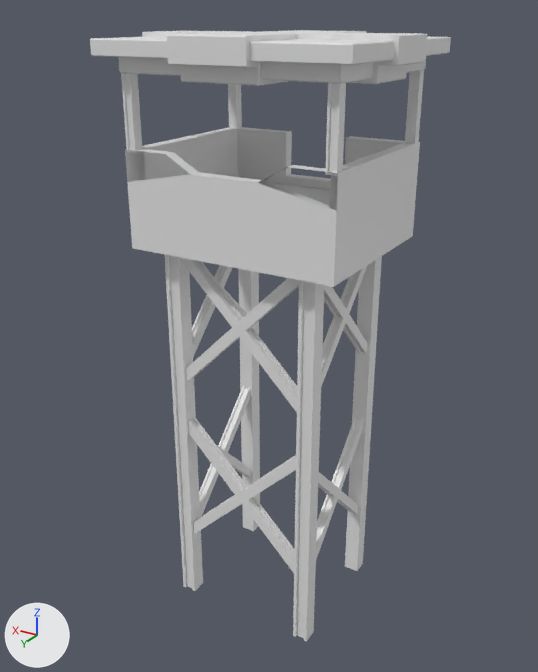
Before and after pictures for a commit that changed the FBX model Assets/WatchTower.fbx.
Camera for both pictures: a 50 mm lens placed at (-25.7, 43.8, 38.5), pointed at (0.5, 0.2, 16.7). Arrows for +X, +Y and +Z are at lower left; the lights stay in place. Materials are left out; every surface is plain grey. Where no turn or scale is listed for an object, it has been applied to the vertices. Vertices at the same position are counted once.
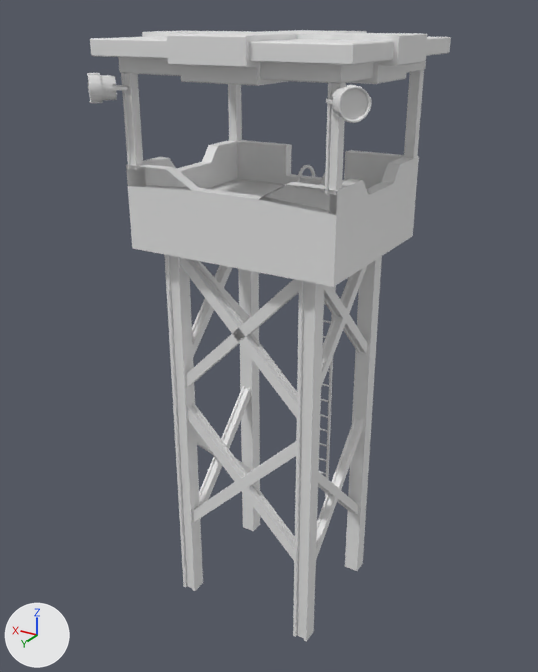
What differs and where, as boxes [x1, y1, x2, y2] in the pictures (538 x 672 px; the box of a moved part takes in the faces that stretch with it):
'Cube', reshaped (8% shorter)
    before: [125, 127, 420, 287]
    after: [126, 140, 419, 287]
'Cube.082', reshaped, moved (10% wider, 92% taller)
    before: [188, 416, 296, 573]
    after: [180, 258, 299, 560]
'Cube.083', deleted
    before: [180, 258, 299, 412]
'Cylinder.011', added
    after: [332, 85, 372, 123]
'Cylinder.005', added
    after: [87, 73, 117, 103]
'Cylinder.010', added
    after: [319, 286, 336, 497]
'Cylinder.008', added
    after: [296, 165, 325, 191]
'Cylinder.002', added
    after: [110, 85, 128, 91]
'Cylinder.009', added
    after: [326, 98, 333, 104]
part 1 of me_cube_054, added
    after: [180, 258, 299, 418]
part 2 of me_cube_001, moved or reshaped
    before: [125, 127, 420, 218]
    after: [126, 140, 419, 218]

Edits to the bpy script that builds the scene:
```text
Change me_cube_001:
    used by ob_cube; location = (0.0, 0.0, 26.1)
    remove me_cube_001.from_pydata(...)  # 92 vertices, 86 faces; spans x -7.6..7.6, y -6.4..6.4, z -2.2..4.4
    add me_cube_001.from_pydata(...)  # 128 vertices, 122 faces; spans x -7.6..7.6, y -6.4..6.4, z -2.2..3.5
    me_cube_001 part 2: 44 vertices moved from x -7.6..7.6, y -6.4..6.4, z 2.3..4.4 to x -7.6..7.6, y -6.4..6.4, z 2.1..3.5; 36 vertices added at x -7.6..7.6, y -2.0..2.0, z -2.2..2.4
Change me_cube_054:
    used by ob_cube_082; location = (-0.03, 4.6, 5.45)
    remove me_cube_054.from_pydata(...)  # 72 vertices, 70 faces; spans x -5.48..5.48, y -0.4..0.4, z -5.48..5.48
    add me_cube_054.from_pydata(...)  # 144 vertices, 107 faces; spans x -5.48..5.48, y -0.4..0.4, z -5.48..17.53
    me_cube_054 part 1: a new loose piece of 72 vertices spanning x -5.48..5.48, y -0.4..0.4, z 6.58..17.53
Add me_cylinder_013:
    me_cylinder_013.from_pydata(...)  # 1752 vertices, 1272 faces; spans x -1.2..1.1, y -0.1..0.1, z -24.4..2.1
Add me_cylinder_010:
    me_cylinder_010.from_pydata(...)  # 34 vertices, 29 faces; spans x -1.41..0.47, y -1.42..0.47, z -0.09..0.09
Add me_cylinder_045:
    me_cylinder_045.from_pydata(...)  # 524 vertices, 476 faces; spans x -1.16..1.14, y -1.2..1.72, z -2.26..1.12
Add me_cylinder_012:
    me_cylinder_012.from_pydata(...)  # 516 vertices, 490 faces; spans x -0.72..1.55, y -0.72..1.55, z -0.91..0.91
Add me_cylinder_009:
    me_cylinder_009.from_pydata(...)  # 516 vertices, 490 faces; spans x -1.55..0.72, y -0.72..1.55, z -0.91..0.91
Add me_cylinder_008:
    me_cylinder_008.from_pydata(...)  # 34 vertices, 29 faces; spans x -0.47..1.42, y -1.41..0.47, z -0.09..0.09
Change ob_cube_082:
    ob_cube_082.location: (-0.03, 4.6, 5.45) -> (-0.03, 4.6, 6.59)
Remove ob_cube_083:
    ob_cube_083 = bpy.data.objects.new('Cube.083', me_cube_055)
    ob_cube_083.location = (-0.03, 4.6, 19.09)
Add ob_cylinder_010:
    ob_cylinder_010 = bpy.data.objects.new('Cylinder.010', me_cylinder_013)
    ob_cylinder_010.location = (0.07, -7.51, 22.75)
Add ob_cylinder_002:
    ob_cylinder_002 = bpy.data.objects.new('Cylinder.002', me_cylinder_010)
    ob_cylinder_002.location = (8.25, 6.91, 34.35)
Add ob_cylinder_008:
    ob_cylinder_008 = bpy.data.objects.new('Cylinder.008', me_cylinder_045)
    ob_cylinder_008.location = (0.04, -6.43, 27.1)
Add ob_cylinder_005:
    ob_cylinder_005 = bpy.data.objects.new('Cylinder.005', me_cylinder_012)
    ob_cylinder_005.location = (8.12, 6.77, 34.35)
Add ob_cylinder_011:
    ob_cylinder_011 = bpy.data.objects.new('Cylinder.011', me_cylinder_009)
    ob_cylinder_011.location = (-8.19, 6.77, 34.35)
Add ob_cylinder_009:
    ob_cylinder_009 = bpy.data.objects.new('Cylinder.009', me_cylinder_008)
    ob_cylinder_009.location = (-8.32, 6.91, 34.35)
```
